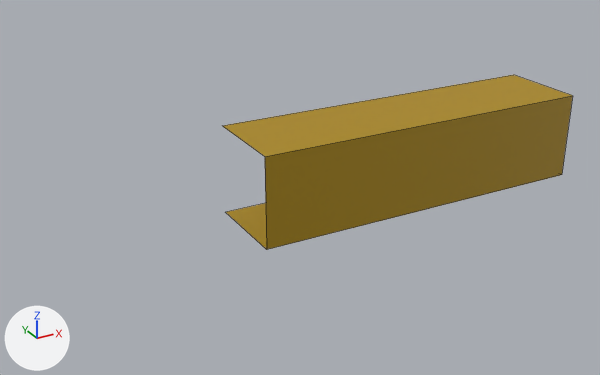
An edit to the FBX model GoldenRevenge/Assets/ArtistTesting/Models/FBX/Blocking/SM_Cabaña_1/SM_Cabaña_1_BloquePared.fbx, drawn before and after from the same camera.
Camera for both pictures: a 50 mm lens placed at (-3.63, -3.56, 5.45), pointed at (-1.65, 0.04, 3.66). Arrows for +X, +Y and +Z are at lower left; the lights stay in place. Mesh edges are drawn as thin lines. Where no turn or scale is listed for an object, it has been applied to the vertices.

Names of what the first picture shows: 'SM_Cabaña_1_BloquePared'.
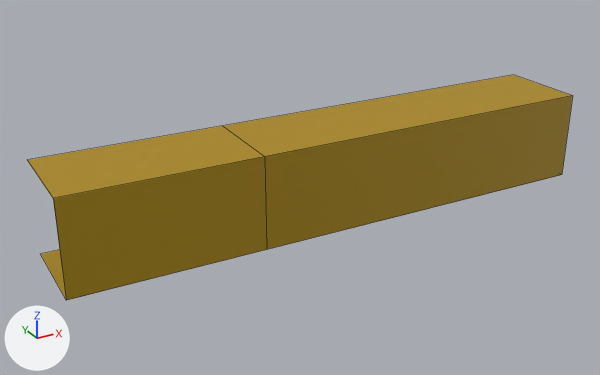
Commit message: Más cosas de la cabaña

Boxes (x1, y1, x2, y2) around the edits, measured in the pictures (600 x 375 px):
'SM_Cabaña_1_BloquePared', reshaped (56% wider, 28% taller)
    before: (223, 75, 573, 250)
    after: (27, 75, 573, 300)
part 1 of me_scene_046, added (brown)
    after: (27, 126, 267, 300)

What changed in the scene script:
```text
Change me_scene_046:
    where me_scene_046.from_pydata(...)  # 8 vertices, 3 faces; spans x -2.0..0.0, y -0.25..0.25, z 3.5..4.0
    used by ob_sm_cabaña_1_bloquepared; location = (0.0, 0.0, 0.0)
    verts and faces of me_scene_046; kept vertices keep their numbers, new ones are numbered from 8
    before: 0 (-2.0, -0.25, 4.0) at pixel (264, 156), 3 (-2.0, -0.25, 3.5) at pixel (266, 249), 5 (-2.0, 0.25, 3.5) at pixel (225, 212), 6 (-2.0, 0.25, 4.0) at pixel (222, 125)
    me_scene_046 part 1
    add for new, old in zip([*range(8, 12)], [0, 3, 5, 6]): verts[new] = verts[old] + (-1.0, 0.0, 0.0)
    add faces += [(3, 9, 10, 5), (0, 8, 9, 3), (0, 6, 11, 8)]
```
